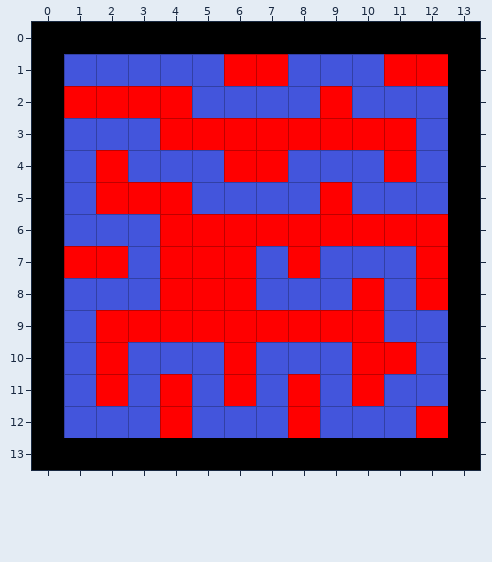
An edit to a level. Tiled map, assets/tiled/reverse.tmx. The first picture shows the starting point.
Cells are 32x32 px. Shown: x 0..13, y 0..13.
New version:
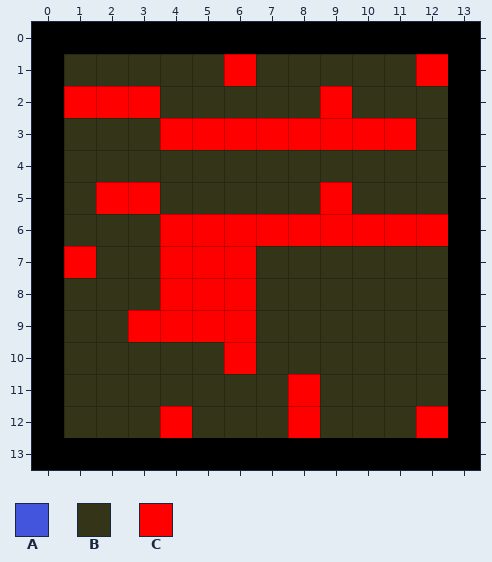
Key: from "background": A 1, B 3, C 20.
_ is an empty cell.
Diff:
Layer "background":
y 1: x 1..5 AAAAA -> BBBBB; x 7..11 _AAA_ -> BBBBB
y 2: x 4..8 _AAAA -> BBBBB; x 10..12 AAA -> BBB
y 3: x 1..3 AAA -> BBB; x 12 A -> B
y 4: x 1..12 A_AAA__AAA_A -> BBBBBBBBBBBB
y 5: x 1 A -> B; x 4..8 _AAAA -> BBBBB; x 10..12 AAA -> BBB
y 6: x 1..3 AAA -> BBB
y 7: x 2..3 _A -> BB; x 7..12 A_AAA_ -> BBBBBB
y 8: x 1..3 AAA -> BBB; x 7..12 AAA_A_ -> BBBBBB
y 9: x 1..2 A_ -> BB; x 7..12 ____AA -> BBBBBB
y 10: x 1..5 A_AAA -> BBBBB; x 7..12 AAA__A -> BBBBBB
y 11: x 1..7 A_A_A_A -> BBBBBBB; x 9..12 A_AA -> BBBB
y 12: x 1..3 AAA -> BBB; x 5..7 AAA -> BBB; x 9..11 AAA -> BBB
Layer "death_layer":
y 1: x 7 C -> _; x 11 C -> _
y 2: x 4 C -> _
y 4: x 2 C -> _; x 6..7 CC -> __; x 11 C -> _
y 5: x 4 C -> _
y 7: x 2 C -> _; x 8 C -> _; x 12 C -> _
y 8: x 10 C -> _; x 12 C -> _
y 9: x 2 C -> _; x 7..10 CCCC -> ____
y 10: x 2 C -> _; x 10..11 CC -> __
y 11: x 2 C -> _; x 4 C -> _; x 6 C -> _; x 10 C -> _
Where, in picture pixels (left, top, right, bottom), the same in both pictures:
changed: (64, 54, 448, 438)
